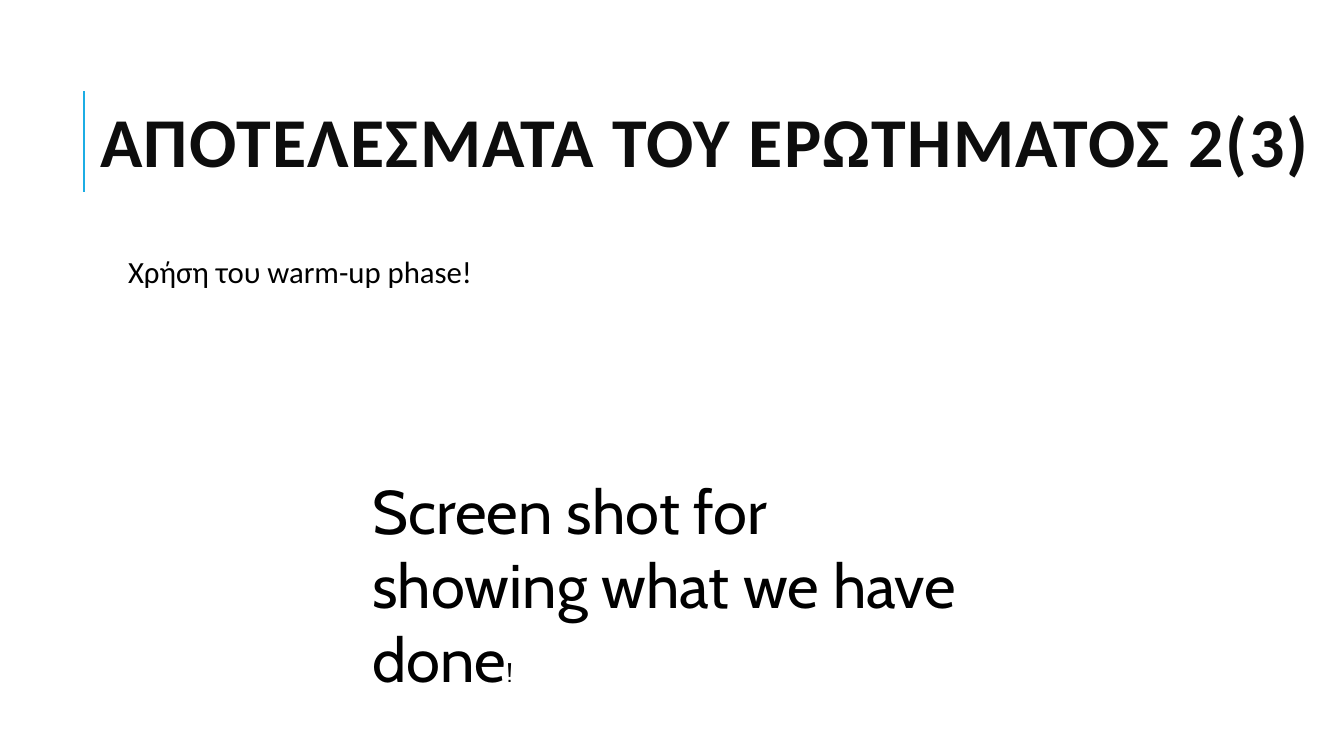
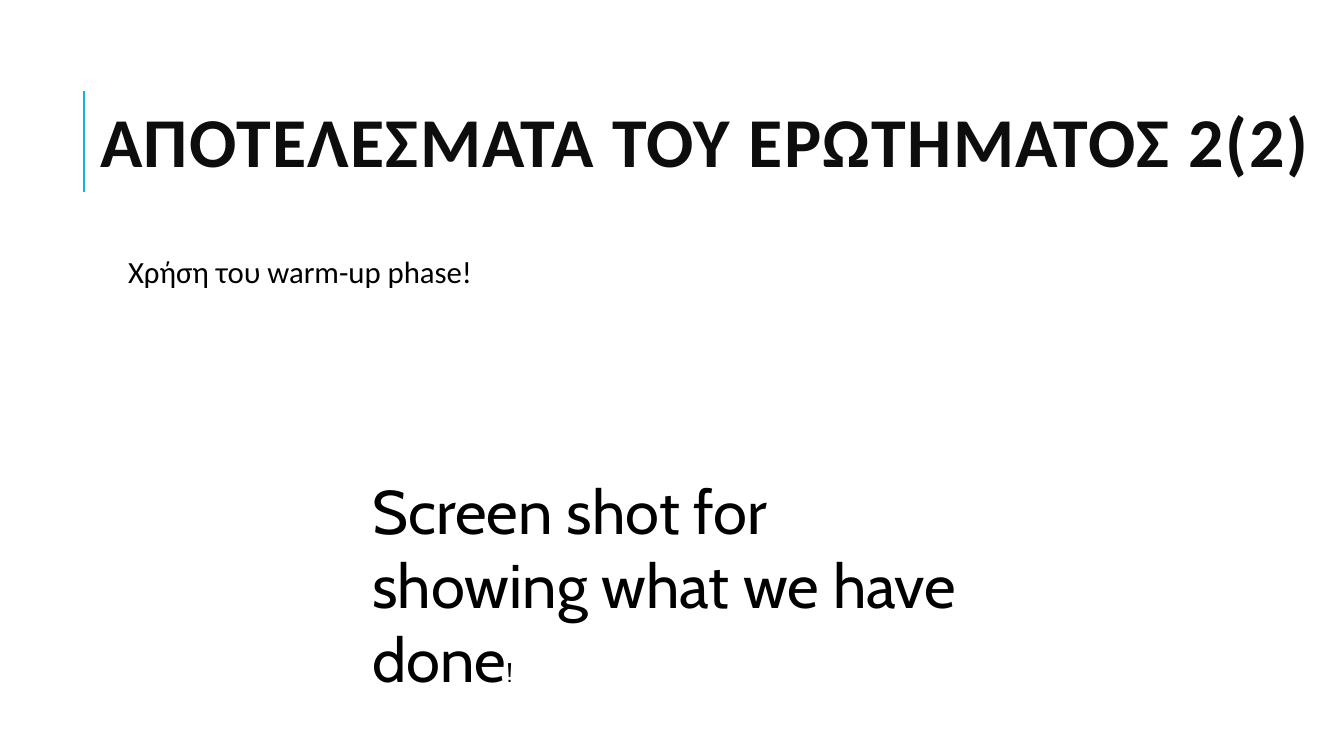
Before and after one commit to grgmyl/Ns3Project, a slide deck: slide 11 of Presentations/Ns-3_presentation_F.pptx (slide 12 before the commit). Drawn at 1344x756 pixels with LibreOffice and Linux fonts; fonts in the diff are those of the drawing. Boxes give left, top, right and bottom in pixels: in the first picture for what was removed or moved away, otherwise in the second. Text is boxed around its words. In the diff, an @@ line names an element or a change of style, - is before the commit and + after.

```diff
--- a/Presentations/Ns-3_presentation_F.pptx
+++ b/Presentations/Ns-3_presentation_F.pptx
@@ title at (100, 115, 1308, 178): text changed @@
-ΑΠΟΤΕΛΕΣΜΑΤΑ ΤΟΥ ΕΡΩΤΗΜΑΤΟΣ 2(3)
+ΑΠΟΤΕΛΕΣΜΑΤΑ ΤΟΥ ΕΡΩΤΗΜΑΤΟΣ 2(2)
```
Also in this commit, not shown: 4 other slides changed, 1 slide added, 2 slides removed.
